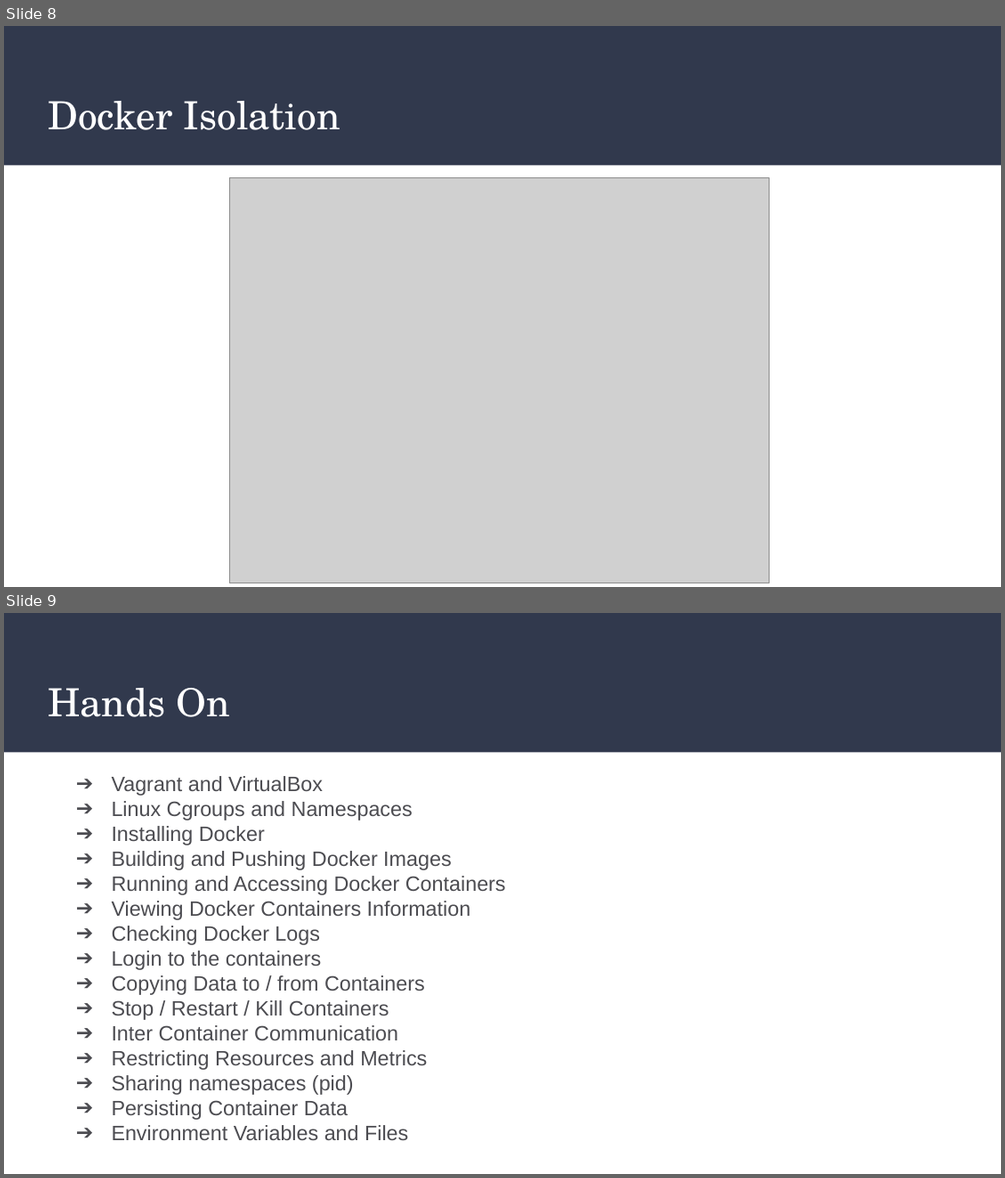
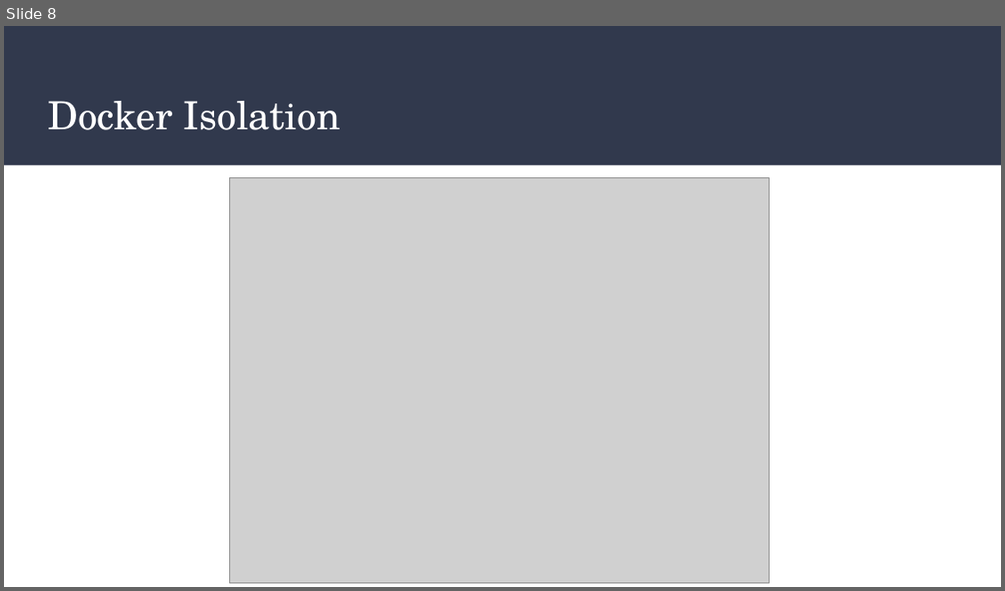
Before and after one commit to beepdot/kubernetes-training, a slide deck: Part1/Kubernetes Hands On - Part 1.pptx. Shown one above the other, each under a label of ours: slides 8 and 9 before the commit, slide 8 after it. The pictures are 1005x1178 and 1005x591 pixels, drawn with LibreOffice and Linux fonts; fonts in the diff are those of the drawing; grey boxes stand for pictures. Boxes give left, top, right and bottom in pixels: in the first picture for what was removed or moved away, otherwise in the second. Text is boxed around its words. In the diff, an @@ line names an element or a change of style, - is before the commit and + after.

```diff
--- a/Part1/Kubernetes Hands On - Part 1.pptx
+++ b/Part1/Kubernetes Hands On - Part 1.pptx
@@ slide 9 removed at <box>4,613,1001,1174</box>, background #FFFFFF; not listed: 1 template element that a slide beside it also shows @@
@@ title removed at <box>48,688,231,717</box> @@
-Hands On
@@ text removed at <box>112,776,506,1140</box> @@
-➔ Vagrant and VirtualBox
-➔ Linux Cgroups and Namespaces
-➔ Installing Docker
-➔ Building and Pushing Docker Images
-➔ Running and Accessing Docker Containers
-➔ Viewing Docker Containers Information
-➔ Checking Docker Logs
-➔ Login to the containers
-➔ Copying Data to / from Containers
-➔ Stop / Restart / Kill Containers
-➔ Inter Container Communication
-➔ Restricting Resources and Metrics
-➔ Sharing namespaces (pid)
-➔ Persisting Container Data
-➔ Environment Variables and Files
```
Also in this commit, not shown: 1 slide added, 5 other slides removed, 21 other files.
